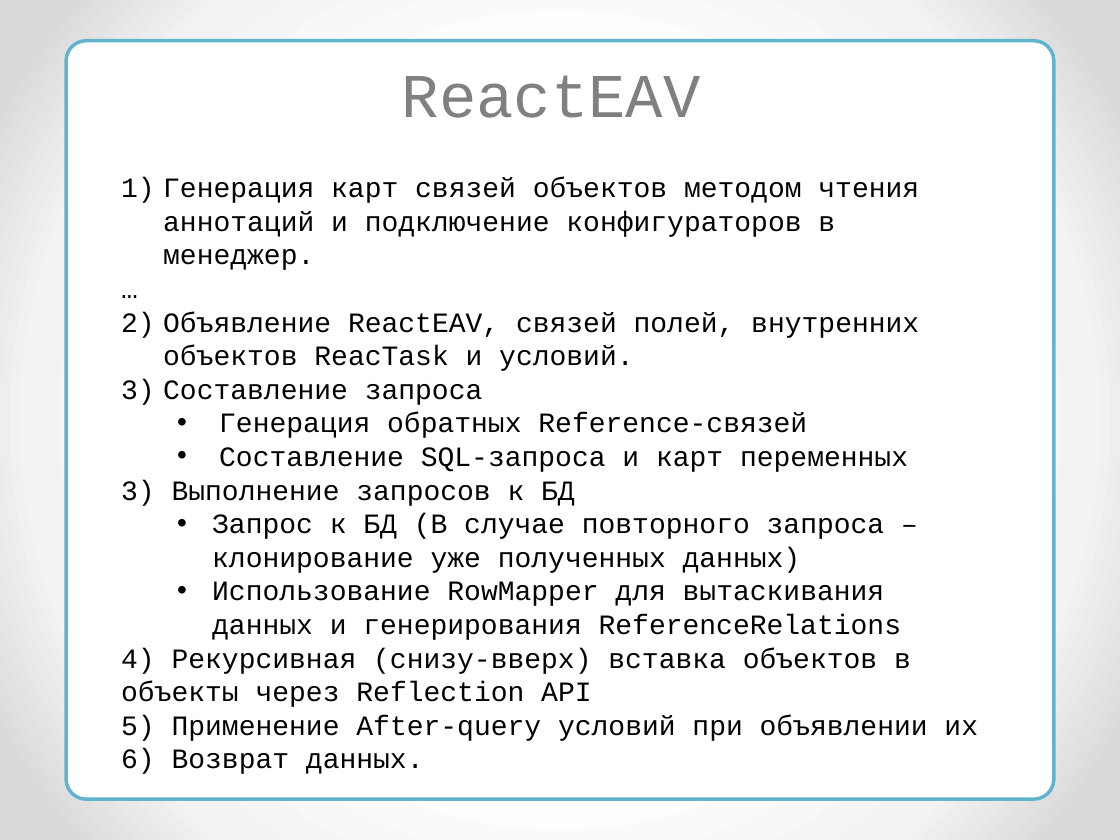
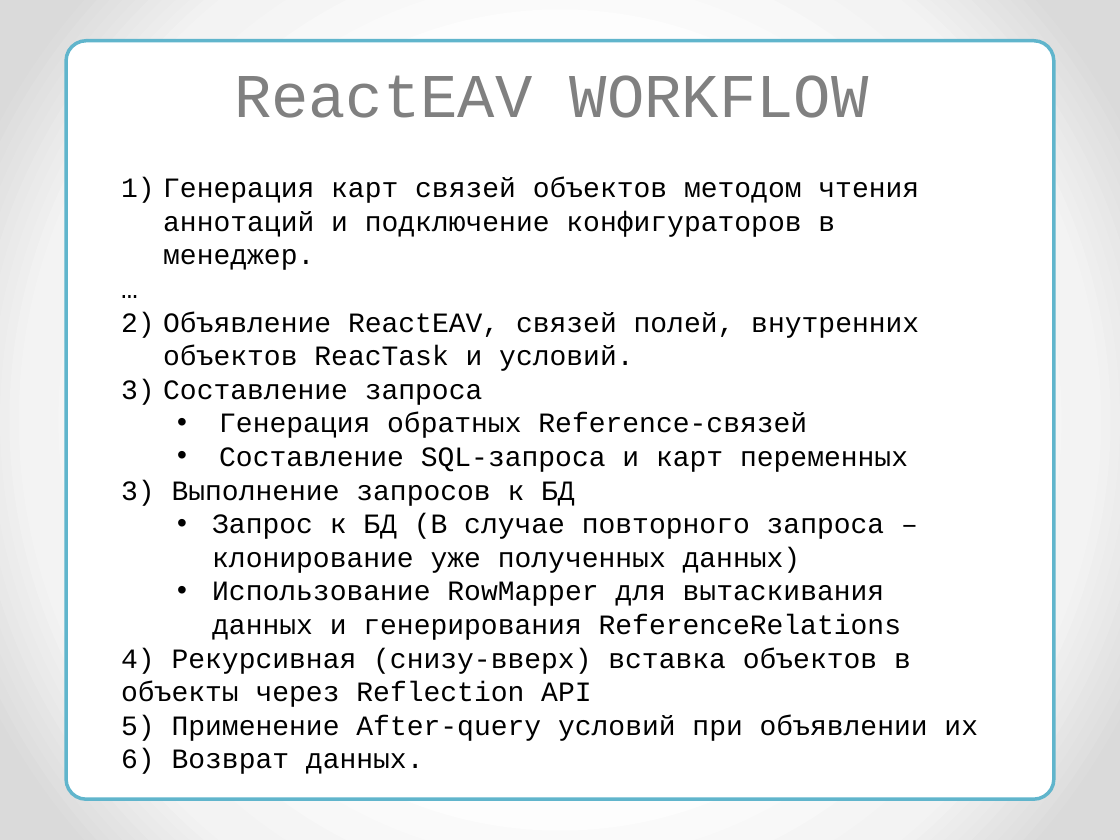
Before and after one commit to RedEyesDevelopment/NetCrackerProject, a slide deck: slide 44 of pres/reacteav/reacteav.pptx (slide 42 before the commit). Drawn at 1120x840 pixels with LibreOffice and Linux fonts; fonts in the diff are those of the drawing. Boxes give left, top, right and bottom in pixels: in the first picture for what was removed or moved away, otherwise in the second. Text is boxed around its words. In the diff, an @@ line names an element or a change of style, - is before the commit and + after.

```diff
--- a/pres/reacteav/reacteav.pptx
+++ b/pres/reacteav/reacteav.pptx
@@ text at (234,75,869,118): text changed @@
-ReactEAV
+ReactEAV WORKFLOW
```
Also in this commit, not shown: 7 other slides changed, 4 slides added.
